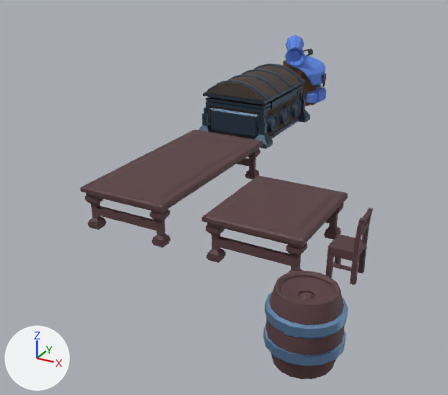
One commit to the Blender file Crawler/Assets/Meshes/goldcoin.blend: the scene before it, then after it.
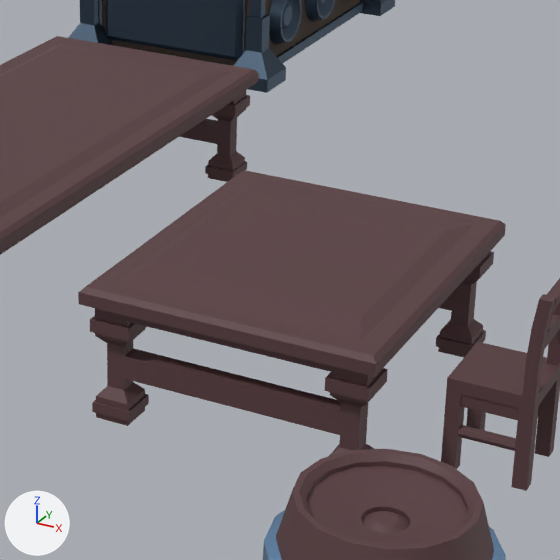
There are two pictures of each version: one whole from a 50 mm lens placed at (6.45, -17.26, 4.96), pointed at (0.6, -6.63, -0.36), one close up on the part from 39% to 82% of the width and 30% to 78% of the height. Every picture has the same lights, and +X, +Y and +Z are marked at lower left.

Script lines for the objects in view, before the commit:
```python
me_circle_010 = bpy.data.meshes.new('Circle.010')
me_circle_010.from_pydata(...)  # 384 vertices, 370 faces; spans x -0.501..0.501, y -0.501..0.501, z 0.0..1.041
me_circle_010.polygons.foreach_set('use_smooth', [True] * 370)
# faces by material slot: [242, 128]
me_circle_010.materials.append(mat_wood)  # brown #5a3d40
me_circle_010.materials.append(mat_barrelmetal)  # blue #8db9e7
me_cube_008 = bpy.data.meshes.new('Cube.008')
me_cube_008.from_pydata(...)  # 724 vertices, 647 faces; spans x -0.99..0.99, y -1.43..1.43, z -0.02..1.47
me_cube_008.polygons.foreach_set('use_smooth', [True] * 647)
# faces by material slot: [46, 601]
me_cube_008.materials.append(mat_chest)  # brown #4c413a
me_cube_008.materials.append(mat_cheststeel)  # dark blue #4a5a6b
me_cube_028 = bpy.data.meshes.new('Cube.028')
me_cube_028.from_pydata(...)  # 192 vertices, 136 faces; spans x -1.0..1.2, y -1.0..1.0, z -9.5..11.1
me_cube_028.materials.append(mat_wood)  # brown #5a3d40
ob_chair = bpy.data.objects.new('chair', me_cube_028)
ob_chair.location = (4.071, -9.05, 0.505)
ob_chair.scale = (0.232, 0.232, 0.0526)
ob_circle_001 = bpy.data.objects.new('Circle.001', me_circle_010)
ob_circle_001.location = (4.277, -11.273, 0.005)
ob_cube_002 = bpy.data.objects.new('Cube.002', me_cube_008)
ob_cube_002.location = (-0.509, -2.856, 0.018)
# also in view: 'table' at (0.33, -7.86, 0.42); 'smalltable' at (2.77, -8.76, 0.42)
```
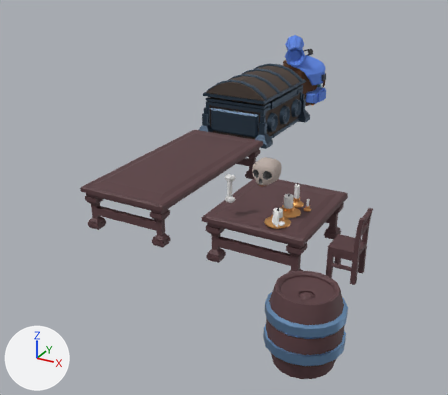
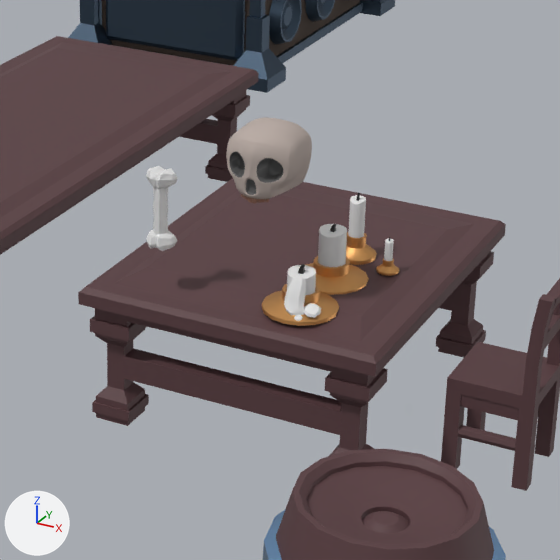
Pixel boxes (x1, y1, x2, y2) of what changed, in the close-ups (560 x 560 px):
'Circle.002', added: after (226, 117, 312, 204)
    faces in mat_skull (grey #bbada6): (226, 117, 312, 199)
    faces in mat_skullsockets (dark grey #5a5a5a): (229, 152, 283, 195)
'hugecandle.001', added: after (262, 264, 339, 326)
    faces in mat_goldprop (orange #e7aa69): (262, 284, 339, 326)
    faces in mat_candletallow (white #e7e7e7): (284, 265, 321, 321)
'hugecandle', added: after (306, 224, 369, 295)
    faces in mat_goldprop (orange #e7aa69): (306, 256, 369, 295)
    faces in mat_candletallow (white #e7e7e7): (318, 224, 347, 267)
'Cube', added: after (146, 166, 178, 251)
'longcandle', added: after (346, 193, 377, 265)
    faces in mat_goldprop (orange #e7aa69): (346, 232, 377, 265)
    faces in mat_candletallow (white #e7e7e7): (348, 195, 366, 238)
'smallcandle', added: after (376, 237, 399, 276)
    faces in mat_goldprop (orange #e7aa69): (376, 258, 399, 276)
    faces in mat_candletallow (white #e7e7e7): (384, 238, 394, 261)

Diff of the bpy script that builds the scene:
```diff
--- a/Crawler/Assets/Meshes/goldcoin.blend.py
+++ b/Crawler/Assets/Meshes/goldcoin.blend.py
@@ ob_cube @@
+ob_cube = bpy.data.objects.new('Cube', me_cube_054)  # 56 vertices, 51 faces; spans x -2.16..2.15, y -1.67..1.67, z -0.07..5.48; modifiers MIRROR
+ob_cube.location = (2.338, -9.603, 1.297)
+ob_cube.scale = (0.0397, 0.0397, 0.0397)
@@ ob_circle_002 @@
+ob_circle_002 = bpy.data.objects.new('Circle.002', me_circle_016)  # 252 vertices, 242 faces; spans x -0.004..0.2, y -0.096..0.373, z -0.189..0.194; in mat_skull (grey #bbada6), mat_skullsockets (dark grey #5a5a5a), mat_skullteeth (brown #966a57); modifiers MIRROR, SUBSURF
+ob_circle_002.location = (2.867, -9.563, 1.627)
@@ ob_hugecandle_001 @@
+ob_hugecandle_001 = bpy.data.objects.new('hugecandle.001', me_circle_014)  # 257 vertices, 219 faces; spans x -0.2..0.2, y -0.204..0.2, z -0.019..0.232; in mat_goldprop (orange #e7aa69), mat_candletallow (white #e7e7e7), mat_candlewick (black #111111)
+ob_hugecandle_001.location = (3.077, -9.445, 0.848)
@@ ob_smallcandle @@
+ob_smallcandle = bpy.data.objects.new('smallcandle', me_circle_013)  # 156 vertices, 126 faces; spans x -0.061..0.061, y -0.062..0.061, z -0.012..0.187; in mat_goldprop (orange #e7aa69), mat_candletallow (white #e7e7e7), mat_candlewick (black #111111)
+ob_smallcandle.location = (3.314, -8.832, 0.859)
@@ ob_longcandle @@
+ob_longcandle = bpy.data.objects.new('longcandle', me_circle_012)  # 156 vertices, 126 faces; spans x -0.116..0.117, y -0.118..0.116, z -0.022..0.355; in mat_goldprop (orange #e7aa69), mat_candletallow (white #e7e7e7), mat_candlewick (black #111111)
+ob_longcandle.location = (3.077, -8.716, 0.859)
@@ ob_hugecandle @@
+ob_hugecandle = bpy.data.objects.new('hugecandle', me_circle_011)  # 156 vertices, 126 faces; spans x -0.2..0.2, y -0.204..0.2, z -0.019..0.306; in mat_goldprop (orange #e7aa69), mat_candletallow (white #e7e7e7), mat_candlewick (black #111111)
+ob_hugecandle.location = (3.077, -9.05, 0.848)
```
